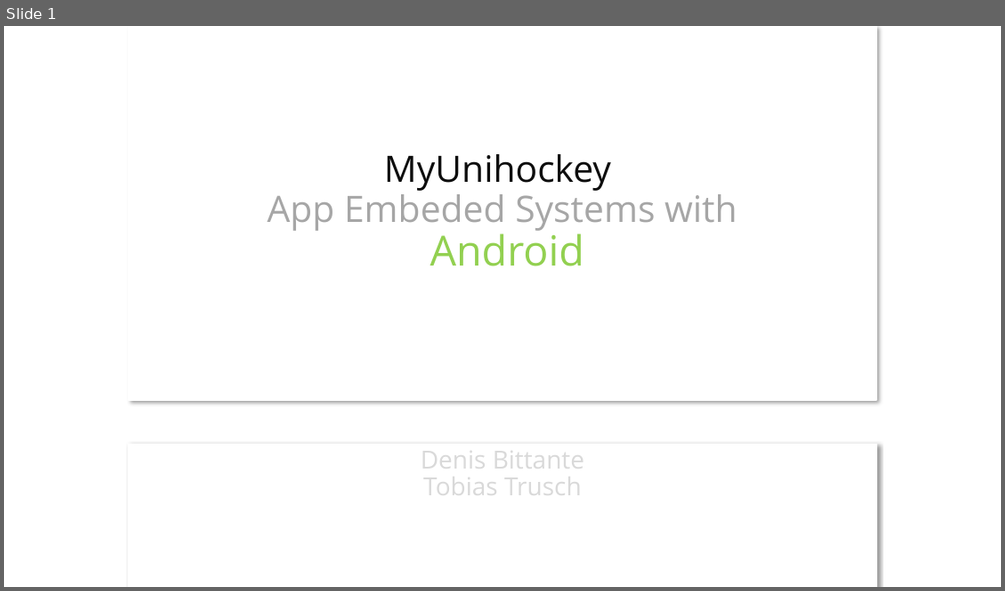
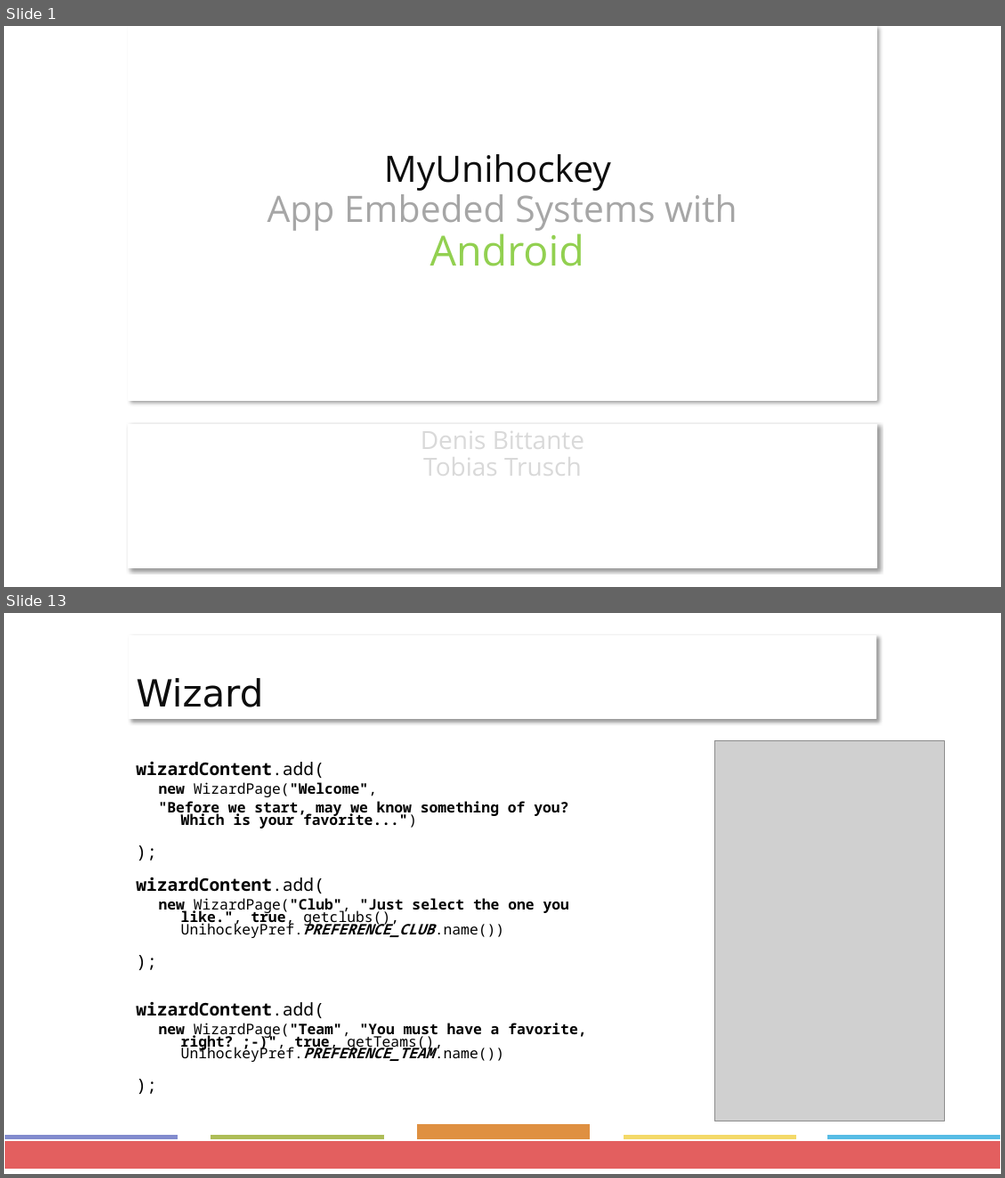
Before and after one commit to ffhsAndroidDenisTobias/androidProject, a slide deck: docs/Präsentation/Project-Presentation.pptx. Shown one above the other, each under a label of ours: slide 1 before the commit, slides 1 and 13 after it; the slides between them are not shown. The pictures are 1005x591 and 1005x1178 pixels, drawn with LibreOffice and Linux fonts; fonts in the diff are those of the drawing; grey boxes stand for pictures. Boxes give left, top, right and bottom in pixels: in the first picture for what was removed or moved away, otherwise in the second. Text is boxed around its words. In the diff, an @@ line names an element or a change of style, - is before the commit and + after.

```diff
--- a/docs/Präsentation/Project-Presentation.pptx
+++ b/docs/Präsentation/Project-Presentation.pptx
@@ slide 13 added at (4, 613, 1001, 1174), background #FFFFFF @@
@@ title added at (128, 635, 876, 719), fill #FFFFFF, 36 pt, text #0D0D0D @@
+Wizard
@@ picture added at (714, 740, 944, 1121) @@
@@ text added at (136, 761, 586, 1062), 14 pt, text #000000, bold @@
+wizardContent.add(
+  new WizardPage("Welcome",
+  "Before we start, may we know something of you? Which is your favorite...")
+);
+wizardContent.add(
+  new WizardPage("Club", "Just select the one you like.", true, getclubs(), UnihockeyPref.PREFERENCE_CLUB.name())
+);
+wizardContent.add(
+  new WizardPage("Team", "You must have a favorite, right? ;-)", true, getTeams(), UnihockeyPref.PREFERENCE_TEAM.name())
+);
@@ rectangle added at (4, 1135, 178, 1163), fill #828BCE, outline #FFFFFF 1.5 pt @@
@@ rectangle added at (4, 1140, 1001, 1169), fill #E35F5F, outline #FFFFFF 1.5 pt @@
@@ rectangle added at (210, 1135, 385, 1163), fill #AEBD57, outline #FFFFFF 1.5 pt @@
@@ rectangle added at (416, 1123, 591, 1163), fill #DF9041, outline #FFFFFF 1.5 pt @@
@@ rectangle added at (623, 1135, 797, 1163), fill #F4D968, outline #FFFFFF 1.5 pt @@
@@ rectangle added at (826, 1135, 1001, 1163), fill #57BCE5, outline #FFFFFF 1.5 pt @@
@@ slide 1 changed as well @@
@@ subtitle "Denis Bittante": place and size @@
-subtitle "Denis Bittante" at (128, 443, 876, 587)
+subtitle "Denis Bittante" at (128, 424, 876, 567)
```
Also in this commit, not shown: 12 other slides changed, 3 other slides added.
